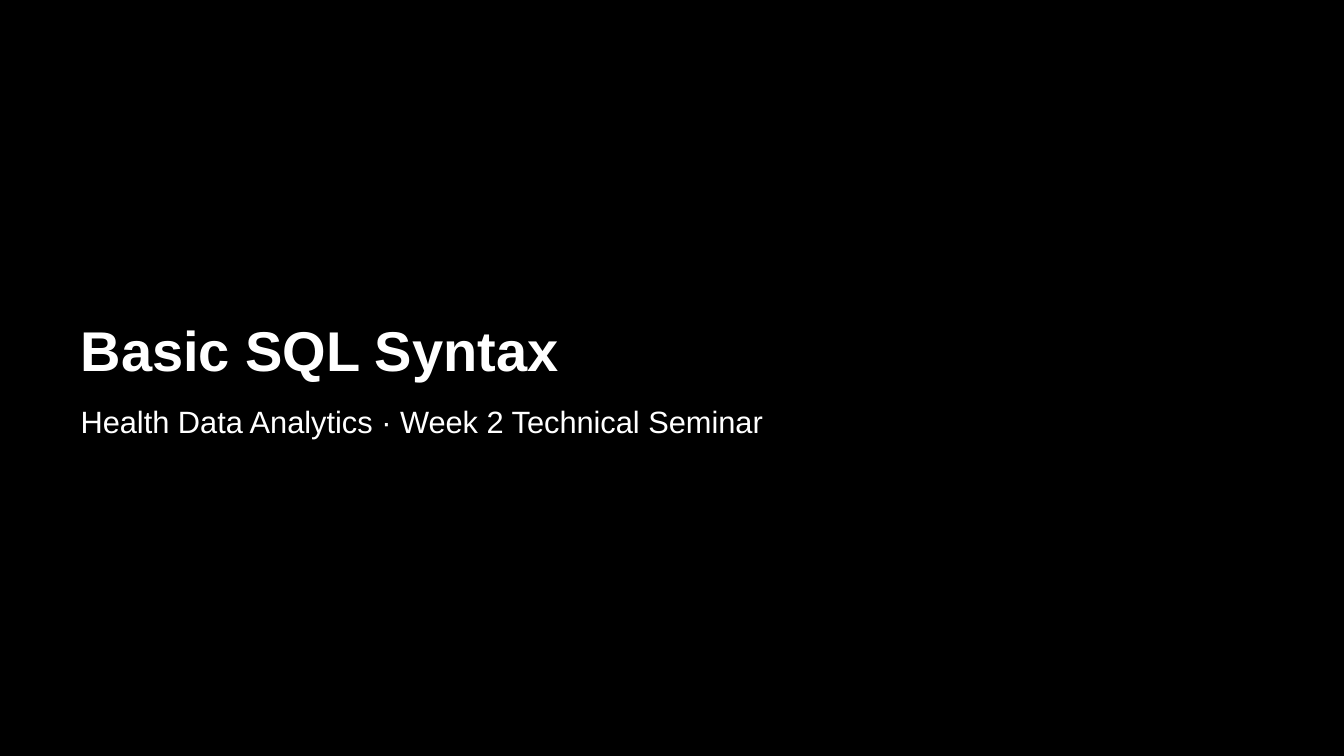
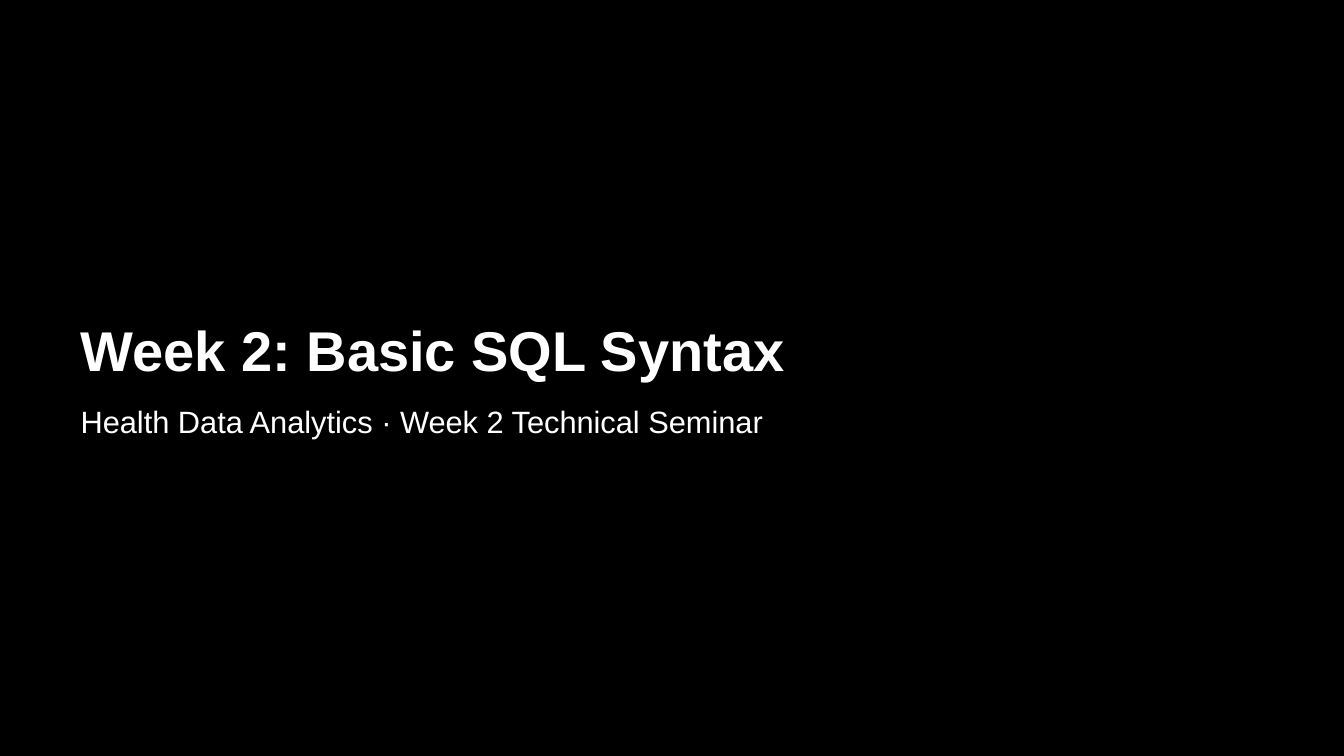
Before and after one commit to andrewcistola/Advanced-Data-Analytics-for-Health-Professionals, a slide deck: slide 1 of technical-seminars/week02_basic_sql.pptx. Drawn at 1344x756 pixels with LibreOffice and Linux fonts; fonts in the diff are those of the drawing. Boxes give left, top, right and bottom in pixels: in the first picture for what was removed or moved away, otherwise in the second. Text is boxed around its words. In the diff, an @@ line names an element or a change of style, - is before the commit and + after.

```diff
--- a/technical-seminars/week02_basic_sql.pptx
+++ b/technical-seminars/week02_basic_sql.pptx
@@ title at <box>81,330,784,381</box>: text changed @@
-Basic SQL Syntax
+Week 2: Basic SQL Syntax
```
Also in this commit, not shown: 43 other files.
